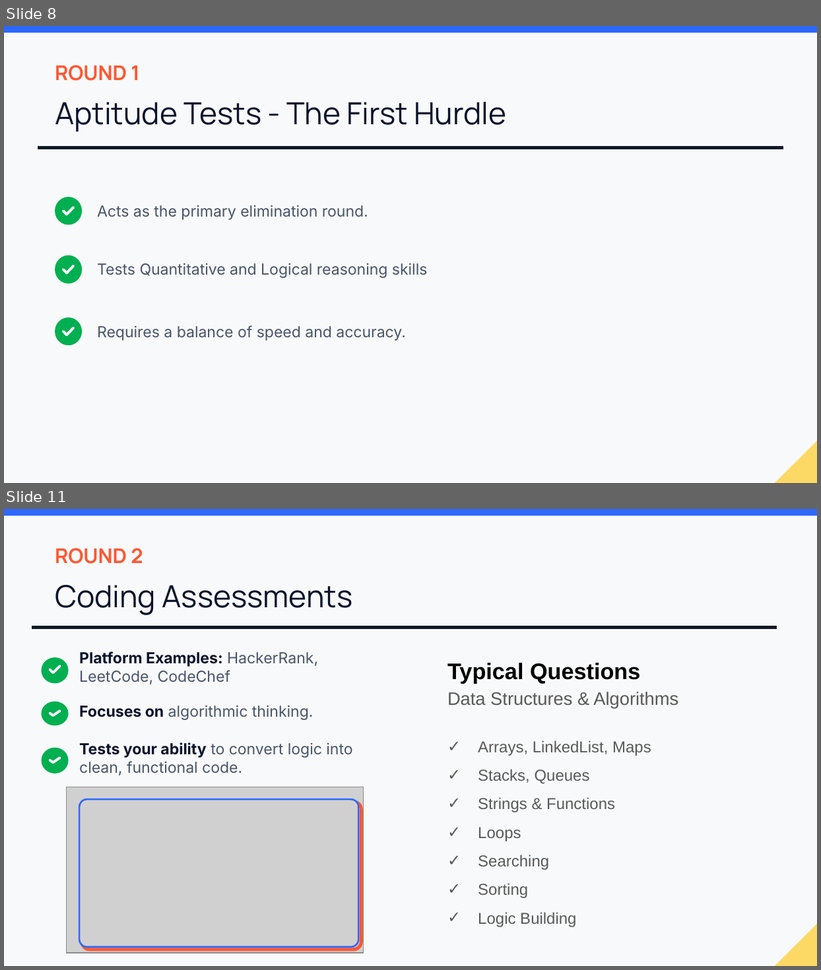
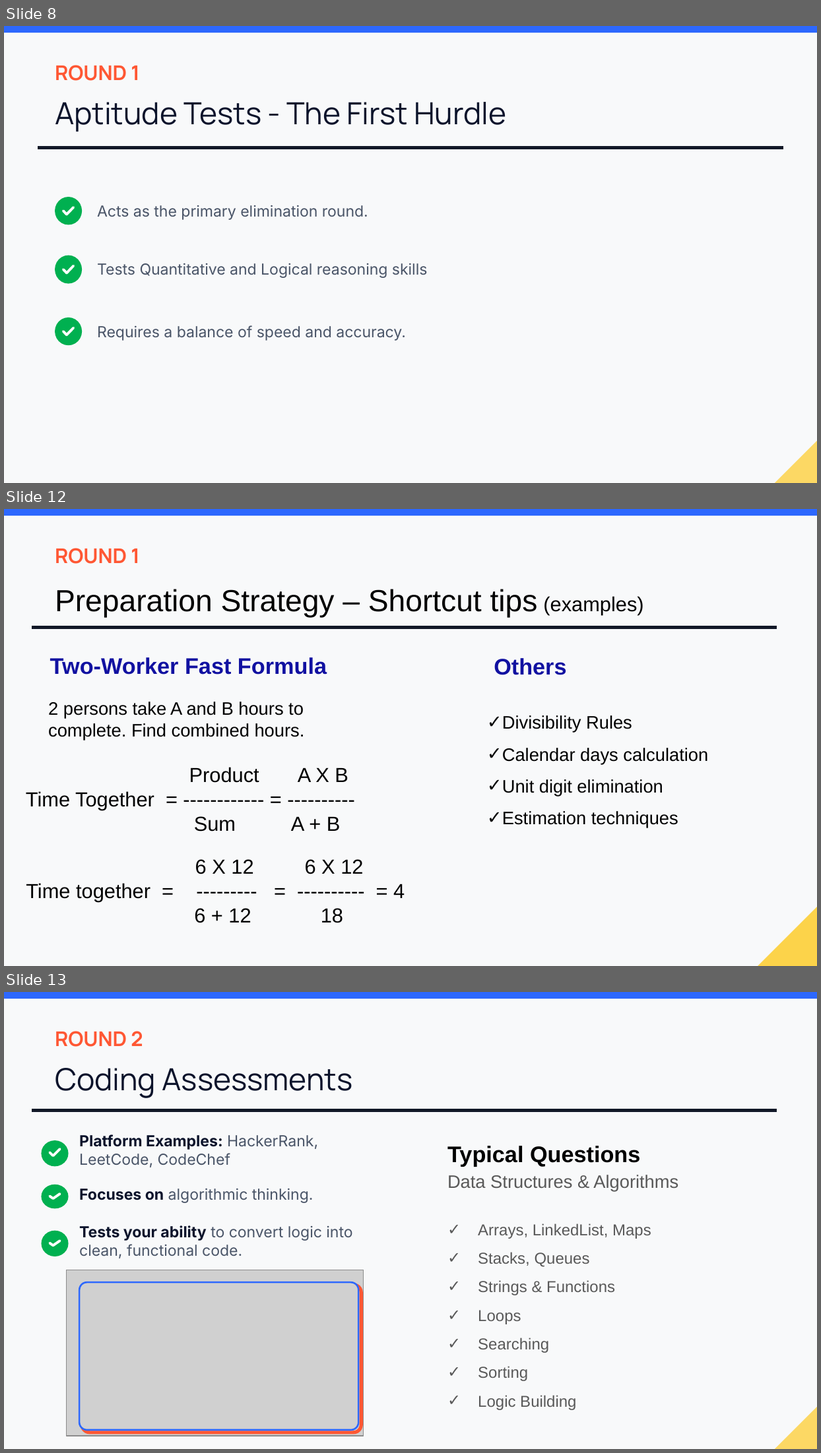
Before and after one commit to brinda-25/workshop, a slide deck: Day1/Campus_to_Company.pptx. Shown one above the other, each under a label of ours: slides 8 and 11 before the commit, slides 8, 12 and 13 after it; the slides between them are not shown. The pictures are 821x970 and 821x1453 pixels, drawn with LibreOffice and Linux fonts; fonts in the diff are those of the drawing; grey boxes stand for pictures; background and template pictures are left out. Boxes give left, top, right and bottom in pixels: in the first picture for what was removed or moved away, otherwise in the second. Text is boxed around its words. In the diff, an @@ line names an element or a change of style, - is before the commit and + after.

```diff
--- a/Day1/Campus_to_Company.pptx
+++ b/Day1/Campus_to_Company.pptx
@@ slide 12 added at <box>4,509,817,966</box>, background picture (left out) @@
@@ rectangle added at <box>4,509,817,966</box>, fill #F8F9FA @@
@@ rectangle added at <box>4,509,817,516</box>, fill #2D68FE @@
@@ text added at <box>55,548,644,617</box>, 27 pt, text #000000 @@
+ROUND 1
+Preparation Strategy – Shortcut tips (examples)
@@ line added from (32, 628) to (778, 628), #111827 3 pt @@
@@ text added at <box>50,657,327,675</box>, 20 pt, text #1111A1, bold @@
+Two-Worker Fast Formula
@@ text added at <box>494,658,566,675</box>, 20 pt, text #1111A1, bold @@
+Others
@@ text added at <box>48,702,305,741</box>, 16 pt, text #000000 @@
+2 persons take A and B hours to complete. Find combined hours.
@@ text added at <box>502,716,708,828</box>, 16 pt, text #000000 @@
+✓ Divisibility Rules
+✓ Calendar days calculation
+✓ Unit digit elimination
+✓ Estimation techniques
@@ text added at <box>26,767,349,832</box>, 18 pt, text #000000 @@
+Product A X B
+Time Together = ------------ = ----------
+Sum A + B
@@ text added at <box>194,859,405,923</box>, 18 pt, text #000000 @@
+6 X 12 6 X 12
+Time together = --------- = ---------- = 4
+6 + 12 18
@@ freeform shape added at <box>758,908,817,966</box>, fill #FFC300 at 70% opacity @@
@@ what was slide 11 is now slide 13 @@
```
Also in this commit, not shown: 18 slides changed, 5 other slides added, 1 slide removed.
